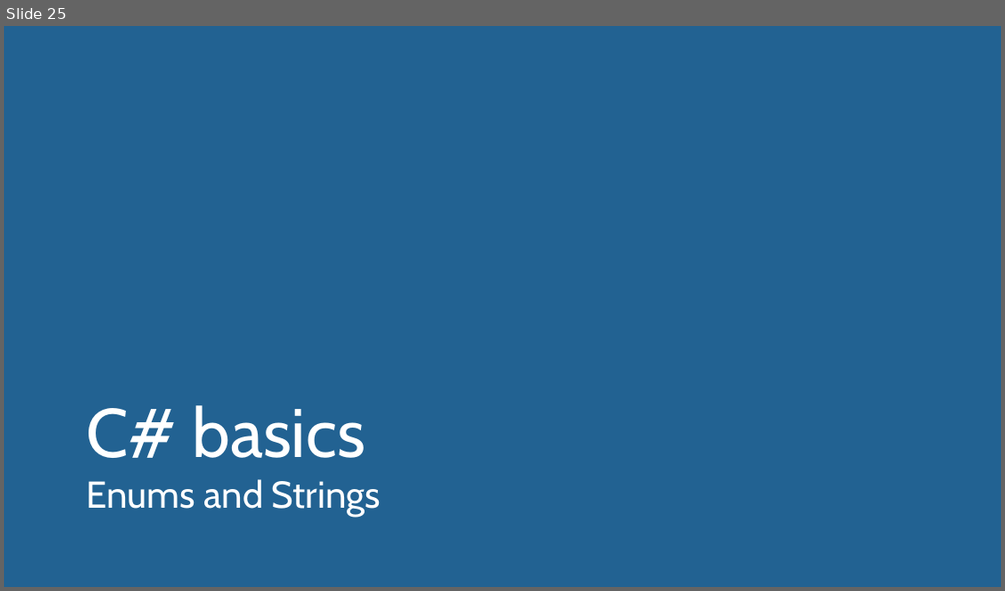
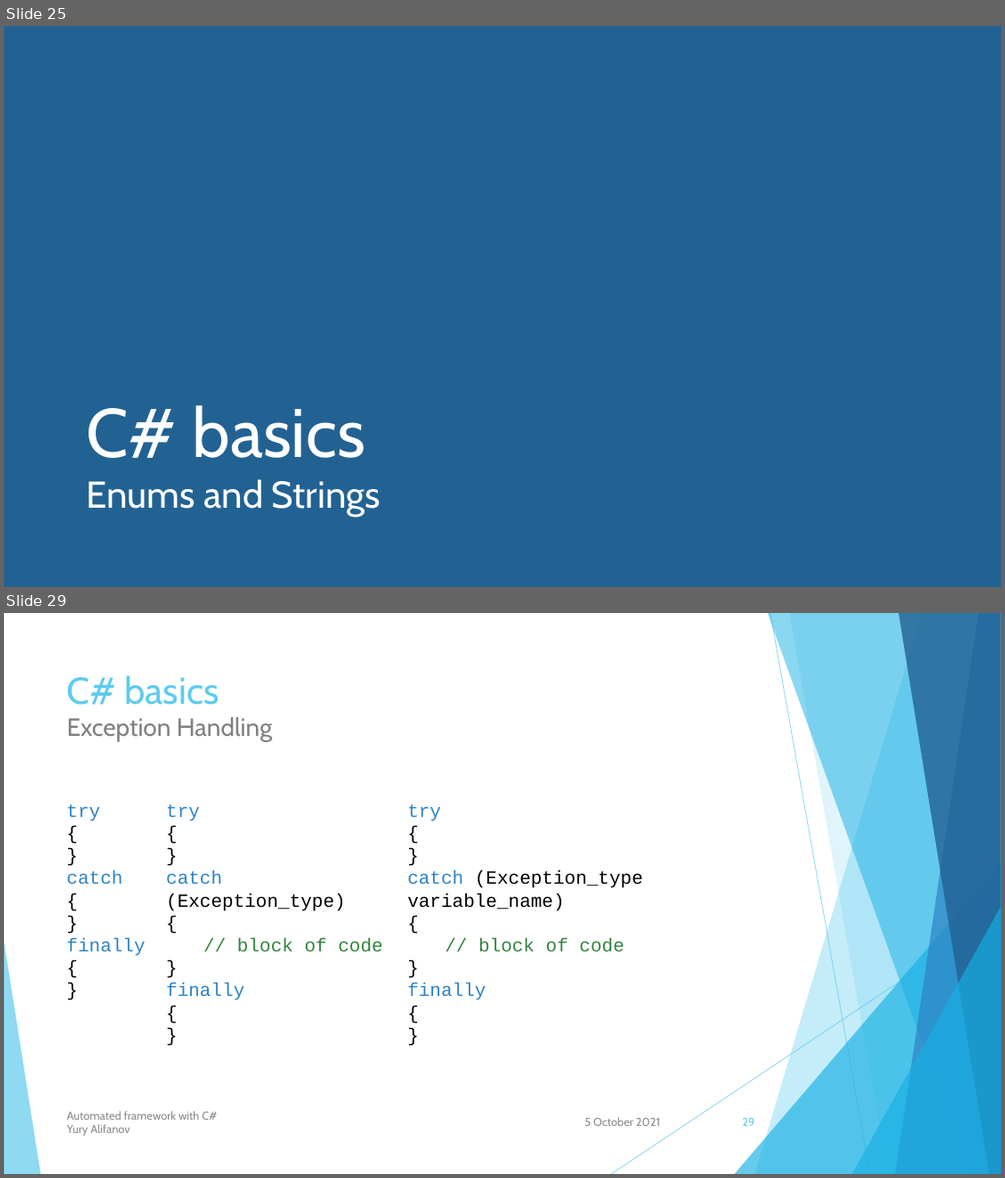
Before and after one commit to user-yalif/ITLeadersCourseAlifanov, a slide deck: Alifanov.ITLeadersCourse/Automated framework with C#.pptx. Shown one above the other, each under a label of ours: slide 25 before the commit, slides 25 and 29 after it; the slides between them are not shown. The pictures are 1005x591 and 1005x1178 pixels, drawn with LibreOffice and Linux fonts; fonts in the diff are those of the drawing. Boxes give left, top, right and bottom in pixels: in the first picture for what was removed or moved away, otherwise in the second. Text is boxed around its words. In the diff, an @@ line names an element or a change of style, - is before the commit and + after.

```diff
--- a/Alifanov.ITLeadersCourse/Automated framework with C#.pptx
+++ b/Alifanov.ITLeadersCourse/Automated framework with C#.pptx
@@ slide 29 added at bbox=[4, 613, 1001, 1174], background #FFFFFF; not listed: 10 template elements that a slide beside it also shows @@
@@ title added at bbox=[67, 675, 272, 742], 24 pt, text #808080 @@
+C# basics
+Exception Handling
@@ text added at bbox=[66, 804, 145, 956], 18 pt, text #2E83C3 @@
+try
+{
+}
+catch
+{
+}
+finally
+{
+}
@@ text added at bbox=[166, 804, 382, 1000], 18 pt, text #000000 @@
+try
+{
+}
+catch (Exception_type)
+{
+// block of code
+}
+finally
+{
+}
@@ text added at bbox=[407, 804, 643, 1000], 18 pt, text #000000 @@
+try
+{
+}
+catch (Exception_type variable_name)
+{
+// block of code
+}
+finally
+{
+}
@@ text added at bbox=[67, 1111, 217, 1135], 11 pt, text #8C8C8C @@
+Automated framework with C#
+Yury Alifanov
@@ text added at bbox=[584, 1117, 660, 1126], 11 pt, text #8C8C8C @@
+5 October 2021
@@ page number added at bbox=[742, 1118, 754, 1126], 11 pt, text #5FCBEF @@
+29
```
Also in this commit, not shown: 18 slides changed, 5 other slides added, 4 other files.
